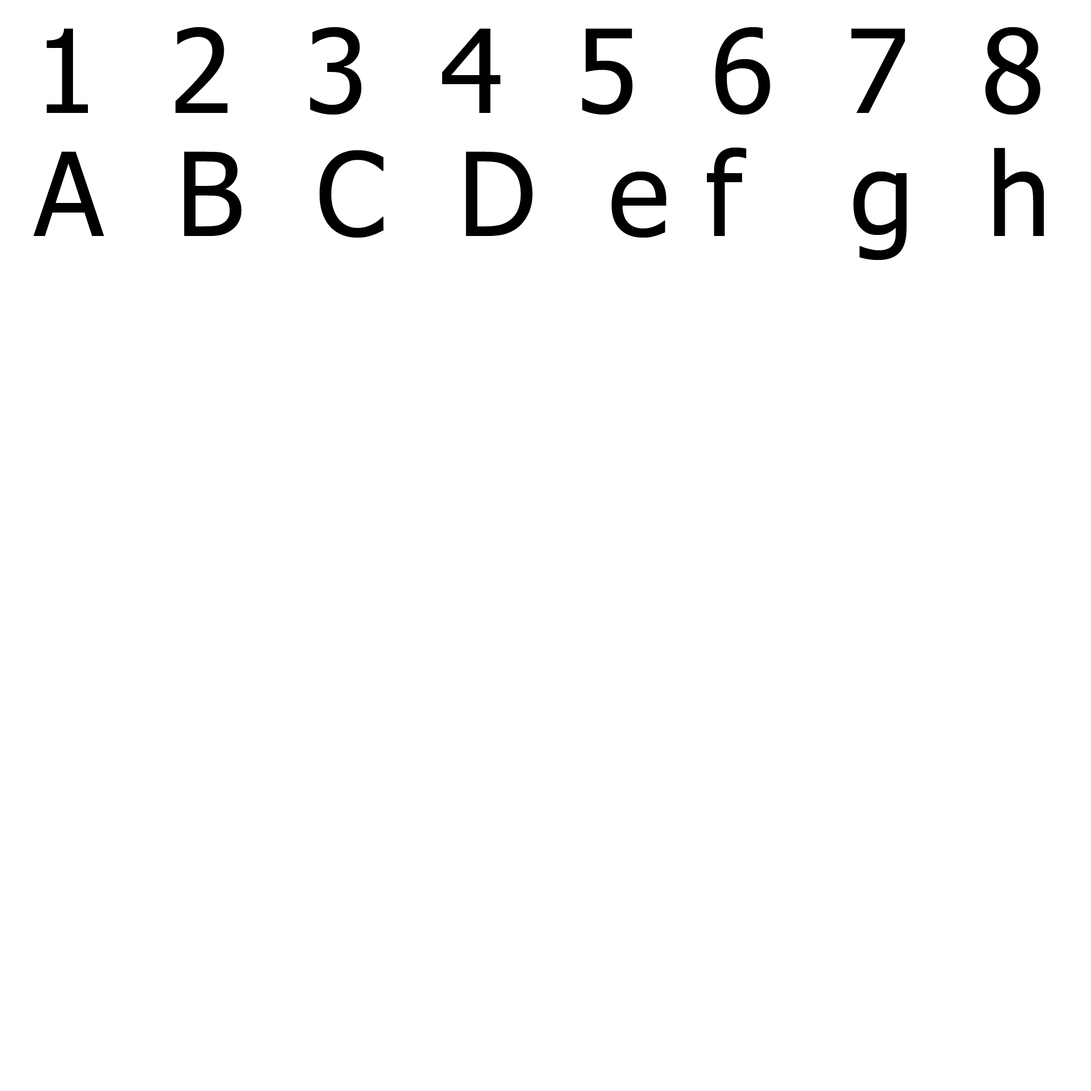
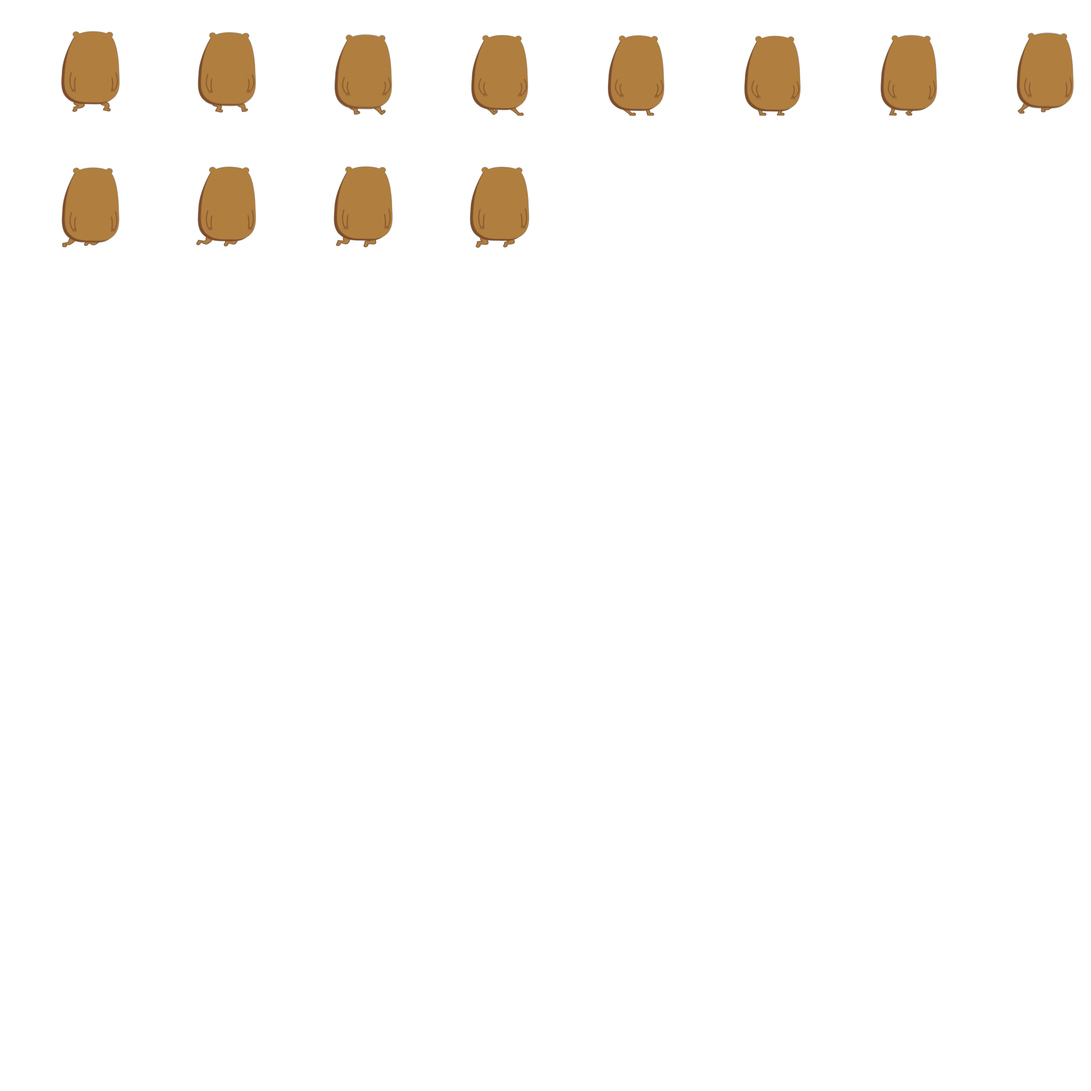
Comparing the layer stacks of the two 1091px x 1091px images. Changes:
added layer "run.005" above "run.004" over [608, 34, 666, 117]
added layer "run.004" above "run.003" over [471, 34, 529, 117]
added layer "run.003" above "run.002" over [334, 33, 393, 116]
added layer "run.002" above "run.001" over [197, 31, 257, 113]
added layer "run.001" above "run.012" over [60, 30, 120, 113]
added layer "run.012" above "run.011" over [469, 166, 530, 249]
added layer "run.011" above "run.010" over [333, 166, 394, 248]
added layer "run.010" above "run.009" over [195, 166, 257, 247]
added layer "run.009" above "run.008" over [61, 166, 120, 248]
added layer "run.008" above "run.007" over [1016, 31, 1075, 115]
added layer "run.007" above "run.006" over [880, 34, 939, 117]
added layer "run.006" above "A B C D e f g h" over [744, 35, 802, 117]
hid "A B C D e f g h" over [33, 147, 1045, 261]
hid "1 2 3 4 5 6 7 8" over [46, 26, 1041, 115]
hid "Background" over [33, 26, 1075, 261]
